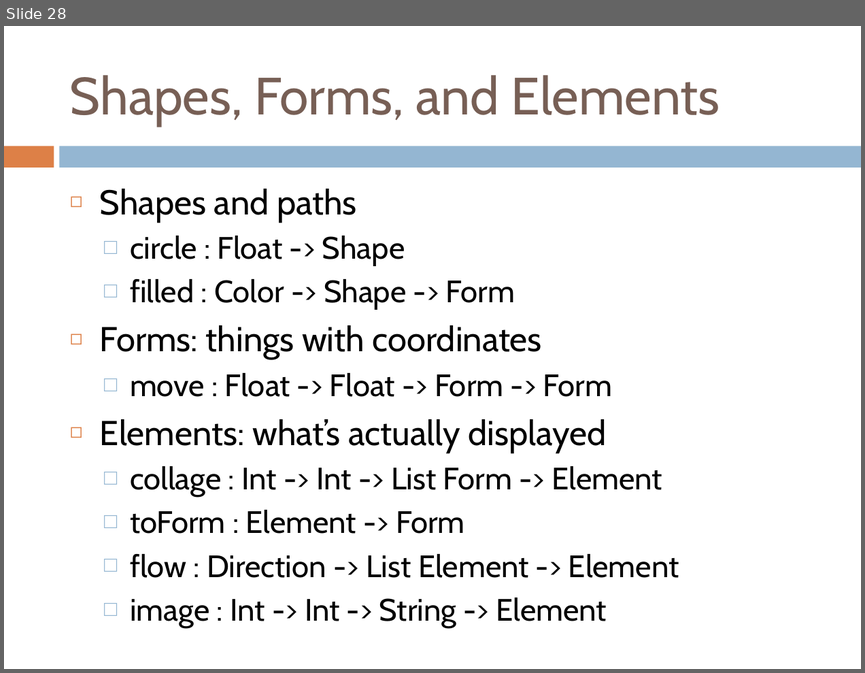
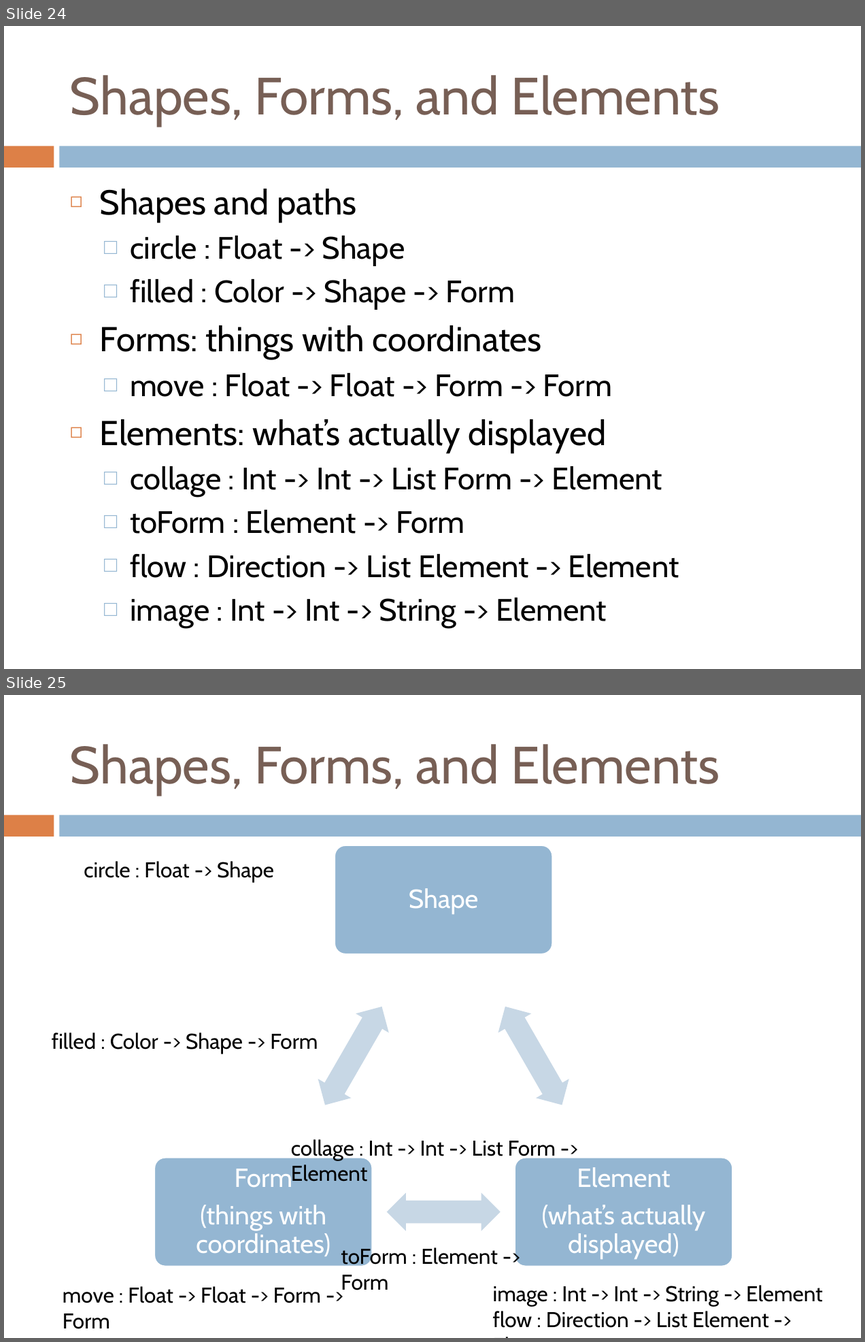
Before and after one commit to holdenlee/elm-class, a slide deck: lesson/Game Programming with Elm 2016.pptx. Shown one above the other, each under a label of ours: slide 28 before the commit, slides 24 and 25 after it. The pictures are 865x673 and 865x1342 pixels, drawn with LibreOffice and Linux fonts; fonts in the diff are those of the drawing. Boxes give left, top, right and bottom in pixels: in the first picture for what was removed or moved away, otherwise in the second. Text is boxed around its words. In the diff, an @@ line names an element or a change of style, - is before the commit and + after.

```diff
--- a/lesson/Game Programming with Elm 2016.pptx
+++ b/lesson/Game Programming with Elm 2016.pptx
@@ slide 25 added at <box>4,695,861,1338</box>, background #FFFFFF; not listed: 2 template elements that a slide beside it also shows @@
@@ title added at <box>70,744,720,795</box>, 44 pt, text #775F55 @@
+Shapes, Forms, and Elements
@@ text added at <box>84,861,274,882</box>, 18 pt, text #000000 @@
+  circle : Float -> Shape
@@ group added at <box>154,845,733,1266</box>: 3 rounded rectangles, 3 texts, 3 left right arrows @@
+Shape
+Element
+(what’s actually displayed)
+Form
+(things with coordinates)
@@ text added at <box>52,1032,317,1053</box>, 18 pt, text #000000 @@
+  filled : Color -> Shape -> Form
@@ text added at <box>291,1139,555,1181</box>, 18 pt, text #000000 @@
+  collage : Int -> Int -> List Form -> Element
@@ text added at <box>341,1245,498,1290</box>, 18 pt, text #000000 @@
+  toForm : Element -> Form
@@ text added at <box>62,1286,321,1329</box>, 18 pt, text #000000 @@
+  move : Float -> Float -> Form -> Form
@@ text added at <box>493,1285,823,1327</box>, 18 pt, text #000000 @@
+  image : Int -> Int -> String -> Element
+  flow : Direction -> List Element -> Element
@@ what was slide 28 is now slide 24 @@
```
Also in this commit, not shown: 5 slides changed, 1 other slide added, 5 slides removed, 1 other file.
